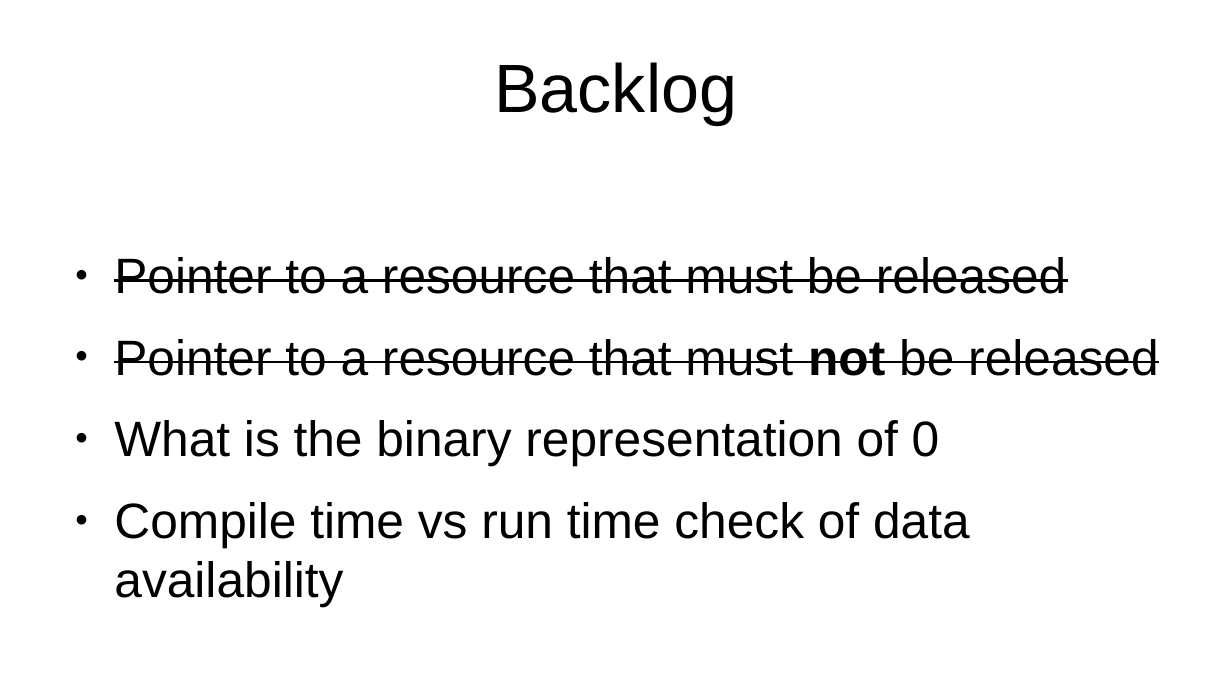
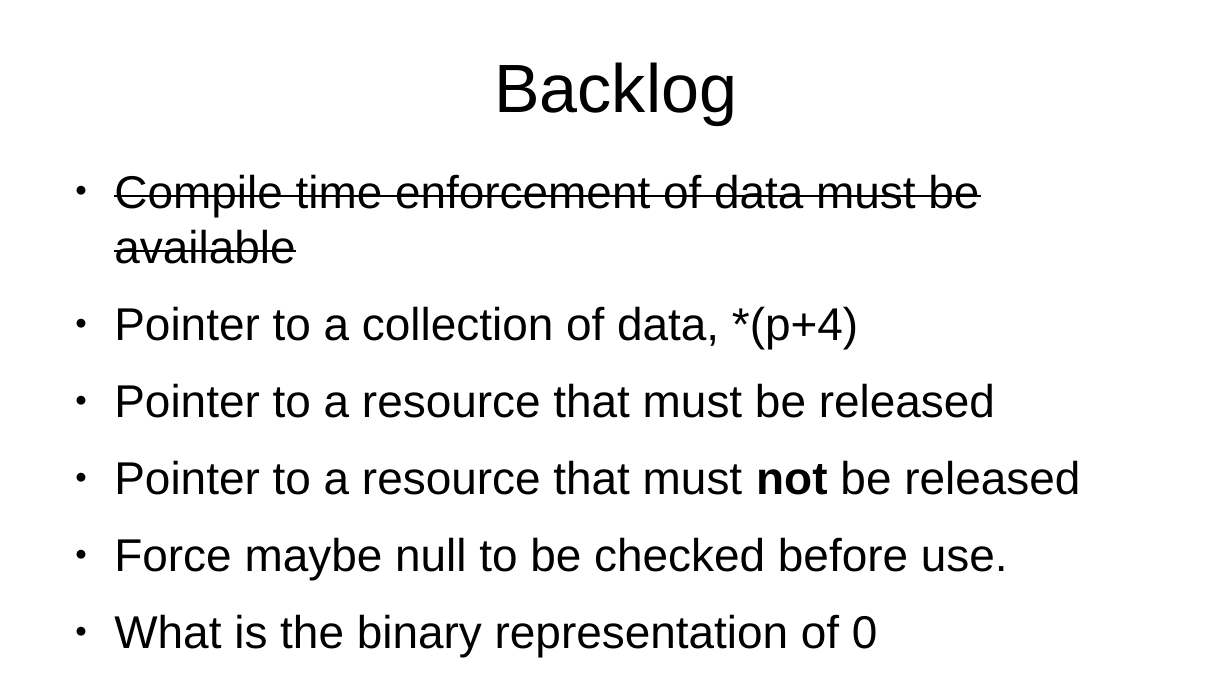
Before and after one commit to marcpawl/nullptr, a slide deck: slide 23 of slideshow.odp (slide 27 before the commit). Drawn at 1232x693 pixels with LibreOffice and Linux fonts; fonts in the diff are those of the drawing. Boxes give left, top, right and bottom in pixels: in the first picture for what was removed or moved away, otherwise in the second. Text is boxed around its words. In the diff, an @@ line names an element or a change of style, - is before the commit and + after.

```diff
--- a/slideshow.odp
+++ b/slideshow.odp
@@ text at [114,174,979,349]: paragraphs added @@
+● Compile time enforcement of data must be available
+● Pointer to a collection of data, *(p+4)
@@ text at [114,383,1080,657]: size 32 to 29.6 pt in "Pointer to a resource that must be ...", "Pointer to a resource that must not ...", "What is the binary representation of 0"; strikethrough off in "Pointer to a resource that must be ...", "Pointer to a resource that must not ..." @@
@@ text at [114,502,970,547]: paragraph removed @@
-● Compile time vs run time check of data availability
@@ text at [114,537,1008,580]: paragraph added @@
+● Force maybe null to be checked before use.
```
Also in this commit, not shown: 16 other slides changed, 26 slides added, 3 slides removed.
